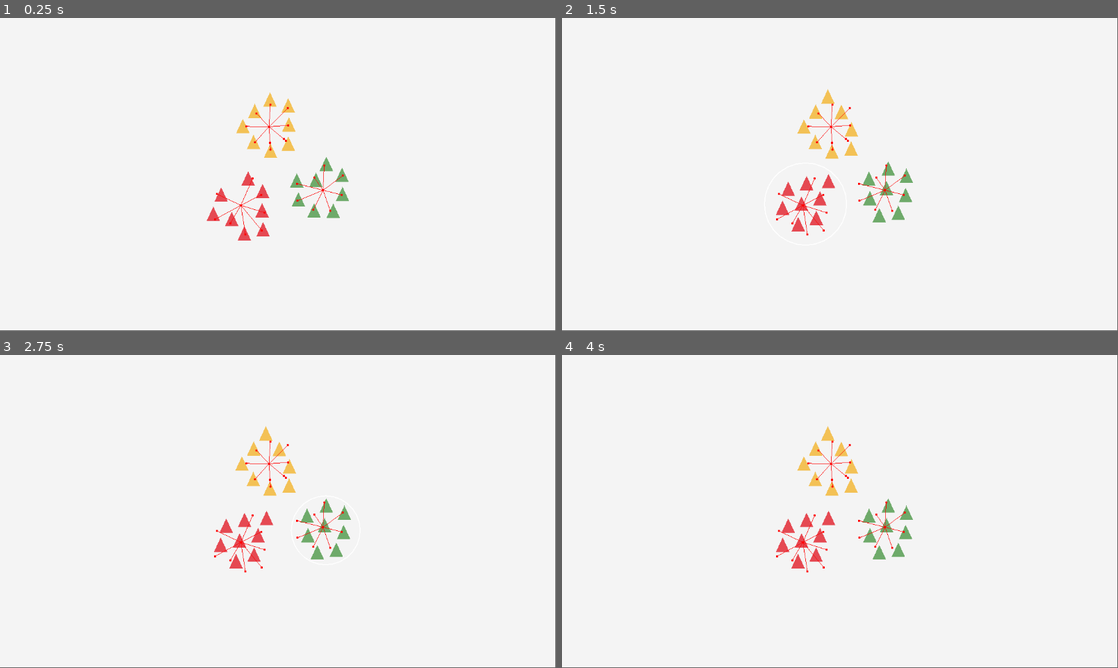
Above: before the commit, frames 1-4 (two rows, left to right).
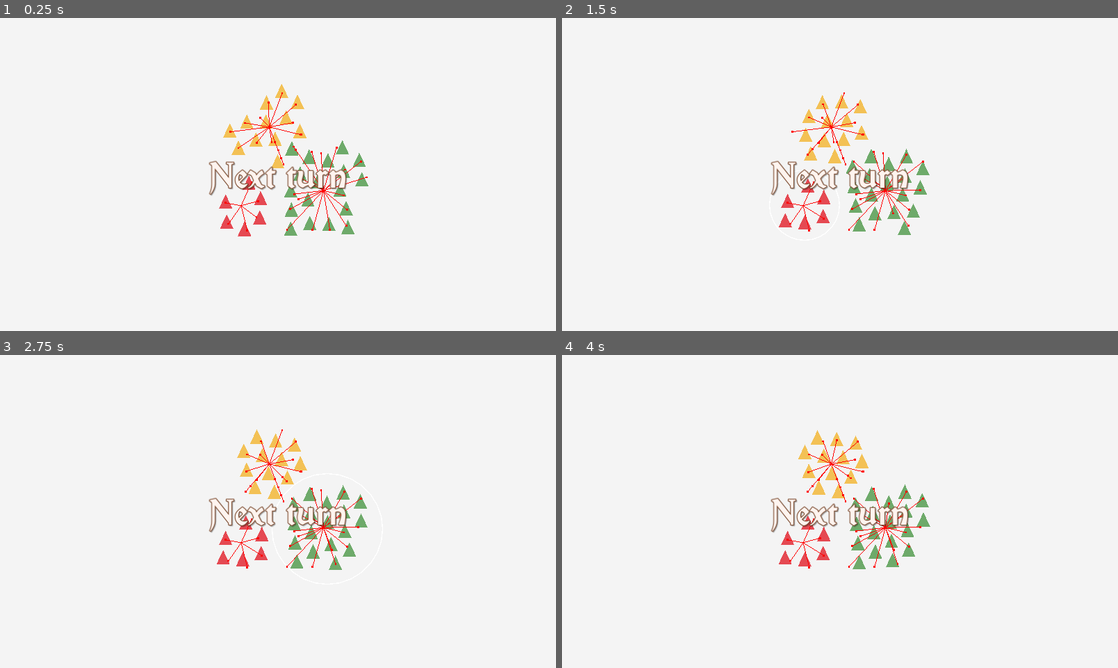
Above: after the commit, the same moments.

Repository: rtauziac/djam-decay
Game: Godot game, scene res://test_2d.tscn
Two runs of this game, one before a commit and one after it. Both use one fixed random seed, a clock stepped at 60 frames per second and the inputs below.
Inputs (mouse positions are in pixels of both pictures, inside the frame that each line leads up to):
- Up to frame 1 (0.25 s): no input
- Up to frame 2 (1.5 s): move the mouse to (801, 208) at 0.52 s; click (801, 208) at 0.67 s; move the mouse to (828, 124) at 1.27 s; click (828, 124) at 1.42 s
- Up to frame 3 (2.75 s): move the mouse to (328, 530) at 2.02 s; click (328, 530) at 2.17 s
- Up to frame 4 (4 s): move the mouse to (812, 574) at 2.77 s; click (812, 574) at 2.92 s; move the mouse to (1006, 558) at 3.52 s; click (1006, 558) at 3.67 s
In our replay, the window is 799x449 before the commit and 800x450 after it. These sizes can differ from the game's own. Grey fills any space a smaller window leaves; there, only what the larger window draws over its background counts as a difference.

The runs differ from the first frame. In frame 1, 3.7% of the frame differs, in the area x 37-67%, y 21-72%; in frame 2, 3.6%; in frame 3, 3.6%; in frame 4, 3.7%.

Commit message:
✨ Add UI

Diff:
--- a/GameManagement/game.gd
+++ b/GameManagement/game.gd
@@ -1,8 +1,35 @@
 extends Node
 class_name Game
 
+signal player_changed(player: Player)
+
+var players: Array[Player]
 var current_player: Player
 
 func _ready():
 	Global.game = self
-	current_player = Player.new()
+	init_game()
+
+
+func init_game():
+	var rat_player = Player.new()
+	rat_player.race = Unit.Race.Rat
+	rat_player.user_controlled = true
+	players.append(rat_player)
+
+	var cat_player = Player.new()
+	cat_player.race = Unit.Race.Cat
+	cat_player.user_controlled = false
+	players.append(cat_player)
+
+	var dog_player = Player.new()
+	dog_player.race = Unit.Race.Dog
+	dog_player.user_controlled = false
+	players.append(dog_player)
+
+	current_player = rat_player
+
+
+func change_player(player: Player):
+	current_player = player
+	emit_signal("player_changed", player)
--- a/GameManagement/player.gd
+++ b/GameManagement/player.gd
@@ -3,3 +3,4 @@
 
 
 var race: Unit.Race = Unit.Race.Rat
+var user_controlled: bool = false
--- a/project.godot
+++ b/project.godot
@@ -19,6 +19,11 @@
 
 Global="*res://autoload/global.gd"
 
+[display]
+
+window/stretch/mode="canvas_items"
+window/stretch/aspect="expand"
+
 [physics]
 
 common/physics_ticks_per_second=120
--- a/test_2d.tscn
+++ b/test_2d.tscn
@@ -1,8 +1,9 @@
-[gd_scene load_steps=6 format=3 uid="uid://ywgaelhpgpby"]
+[gd_scene load_steps=8 format=3 uid="uid://ywgaelhpgpby"]
 
 [ext_resource type="Script" path="res://GameManagement/game.gd" id="1_bo2r8"]
 [ext_resource type="Script" path="res://unit/groups.gd" id="1_n6ffw"]
 [ext_resource type="Script" path="res://Camera.gd" id="2_fdhqp"]
+[ext_resource type="FontFile" uid="uid://b7bllu2giivqe" path="res://font/vinque rg.otf" id="4_yc54d"]
 
 [sub_resource type="GDScript" id="GDScript_3igke"]
 script/source = "extends Node
@@ -25,6 +26,18 @@
 source_geometry_group_name = &"navigation_polygon_source_group"
 cell_size = 10.0
 agent_radius = 30.0
+
+[sub_resource type="Theme" id="Theme_qqolg"]
+Label/fonts/font = ExtResource("4_yc54d")
+TitleLabel/base_type = &"Label"
+TitleLabel/colors/font_color = Color(0.996847, 0.954729, 0.934884, 1)
+TitleLabel/colors/font_outline_color = Color(0.460701, 0.260495, 0.147609, 1)
+TitleLabel/colors/font_shadow_color = Color(0, 0, 0, 0.247059)
+TitleLabel/constants/outline_size = 6
+TitleLabel/constants/shadow_offset_x = 2
+TitleLabel/constants/shadow_offset_y = 2
+TitleLabel/constants/shadow_outline_size = 5
+TitleLabel/font_sizes/font_size = 70
 
 [node name="Node2D" type="Node2D"]
 
@@ -51,3 +64,30 @@
 
 [node name="Camera2D" type="Camera2D" parent="."]
 script = ExtResource("2_fdhqp")
+
+[node name="CanvasLayer" type="CanvasLayer" parent="."]
+
+[node name="UI" type="Control" parent="CanvasLayer"]
+layout_mode = 3
+anchors_preset = 15
+anchor_right = 1.0
+anchor_bottom = 1.0
+grow_horizontal = 2
+grow_vertical = 2
+theme = SubResource("Theme_qqolg")
+
+[node name="Label" type="Label" parent="CanvasLayer/UI"]
+layout_mode = 1
+anchors_preset = 15
+anchor_right = 1.0
+anchor_bottom = 1.0
+offset_left = 72.0
+offset_top = 61.0
+offset_right = -72.0
+offset_bottom = -61.0
+grow_horizontal = 2
+grow_vertical = 2
+theme_type_variation = &"TitleLabel"
+text = "Next turn"
+horizontal_alignment = 1
+vertical_alignment = 1
--- a/unit/groups.gd
+++ b/unit/groups.gd
@@ -12,7 +12,7 @@
 		var group_node = preload("res://unit/group.tscn").instantiate()
 		group_node.global_position = Vector2.UP.rotated(rand_start_angle + i_race * PI * 0.666) * 100
 		add_child(group_node)
-		for i_unit in 8:
+		for i_unit in 6 * (i_race + 1):
 			var unit: Unit = races[i_race].instantiate()
 			unit.global_position = group_node.global_position + Vector2.RIGHT.rotated(randf() * PI * 2) * 20
 			unit.add_to_group(group_node.name)
@@ -29,8 +29,7 @@
 
 		var bounds_new := Rect2(group_nodes[0].global_position, Vector2.ZERO)
 		var longest_distance = 0
-		for node: RigidBody2D in group_nodes:
-			#node.linear_velocity = (group.global_position - node.global_position).normalized() * 10
+		for node: Unit in group_nodes:
 			if bounds_new.has_point(node.global_position) == false:
 				bounds_new = bounds_new.expand(node.global_position)
 			var node_distance = group.global_position.distance_to(node.global_position) + (20)
@@ -52,6 +51,7 @@
 				var selected_groups := group_units.filter(func (group: SelectableGroup): return group.selected)
 				if selected_groups.size() > 0:
 					for selected_group: SelectableGroup in selected_groups:
-						#get_global_mouse_position()
+						var group_nodes = get_tree().get_nodes_in_group(selected_group.name)
+						get_tree().call_group(selected_group.name, "hint_group_size", group_nodes.size())
 						get_tree().call_group(selected_group.name, "go_to_position", get_global_mouse_position())
 					get_tree().root.get_viewport().set_input_as_handled()
--- a/unit/unit.gd
+++ b/unit/unit.gd
@@ -9,6 +9,9 @@
 
 
 @export var race: Race
+var walk_stamina: float
+var group_size = 1
+var wake_target_factor = 1
 
 
 func _physics_process(delta):
@@ -16,9 +19,25 @@
 		if not $NavigationAgent2D.is_target_reached():
 			apply_central_force(($NavigationAgent2D.get_next_path_position() - global_position).normalized() * 600)
 	if $NavigationAgent2D.is_target_reached():
-		if global_position.distance_to($NavigationAgent2D.target_position) > $NavigationAgent2D.target_desired_distance * 2:
+		if global_position.distance_to($NavigationAgent2D.target_position) > $NavigationAgent2D.target_desired_distance * wake_target_factor:
 			$NavigationAgent2D.target_position = $NavigationAgent2D.target_position
 
 
 func go_to_position(position: Vector2):
 	$NavigationAgent2D.target_position = position
+
+
+# tells the size of his group so it can adapt pathfinding
+func hint_group_size(size: int):
+	group_size = size
+	wake_target_factor = harmonic_function(size) * 1.5
+	$NavigationAgent2D.target_desired_distance = 50 * harmonic_function(size) * 2
+
+
+func harmonic_function(value: int) -> float:
+	if value <= 0:
+		return 0
+	var somme = 0
+	for i in value:
+		somme += 1 / (i + 1)
+	return somme
Binary file added: font/vinque rg.otf
Not shown, added: font/vinque rg.otf.import
